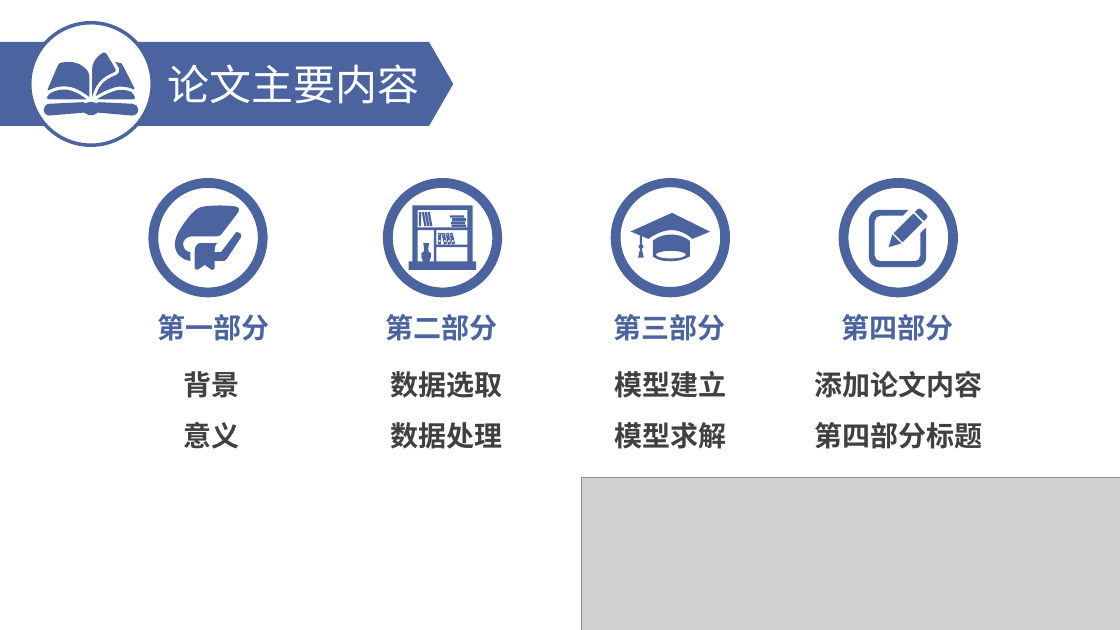
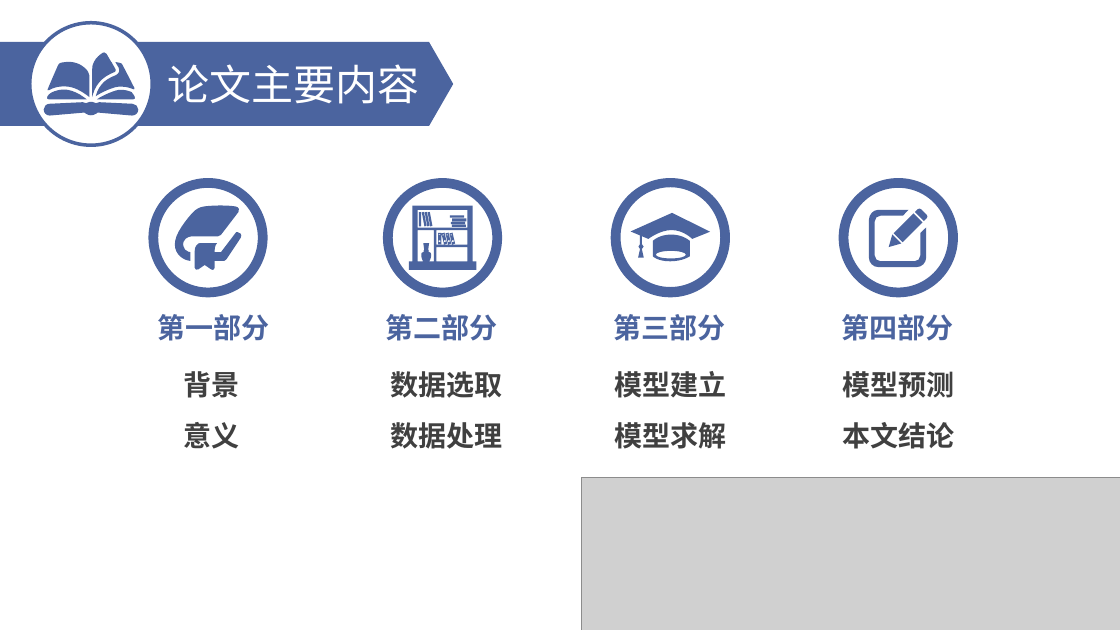
Before and after one commit to DurandalLCF/math_graduate, a slide deck: slide 3 of 数院论文_李楚锋_2015190059_信息与计算科学.pptx. Drawn at 1120x630 pixels with LibreOffice and Linux fonts; fonts in the diff are those of the drawing; grey boxes stand for pictures. Boxes give left, top, right and bottom in pixels: in the first picture for what was removed or moved away, otherwise in the second. Text is boxed around its words. In the diff, an @@ line names an element or a change of style, - is before the commit and + after.

Commit message:
ppt

```diff
--- a/数院论文_李楚锋_2015190059_信息与计算科学.pptx
+++ b/数院论文_李楚锋_2015190059_信息与计算科学.pptx
@@ freeform shape at [409, 206, 476, 271]: outline redrawn @@
@@ text at [842, 371, 954, 449]: text changed @@
-添加论文内容第四部分标题
+模型预测
+本文结论
```
Also in this commit, not shown: 5 other slides changed, 1 slide added, 14 slides removed, 2 other files.
